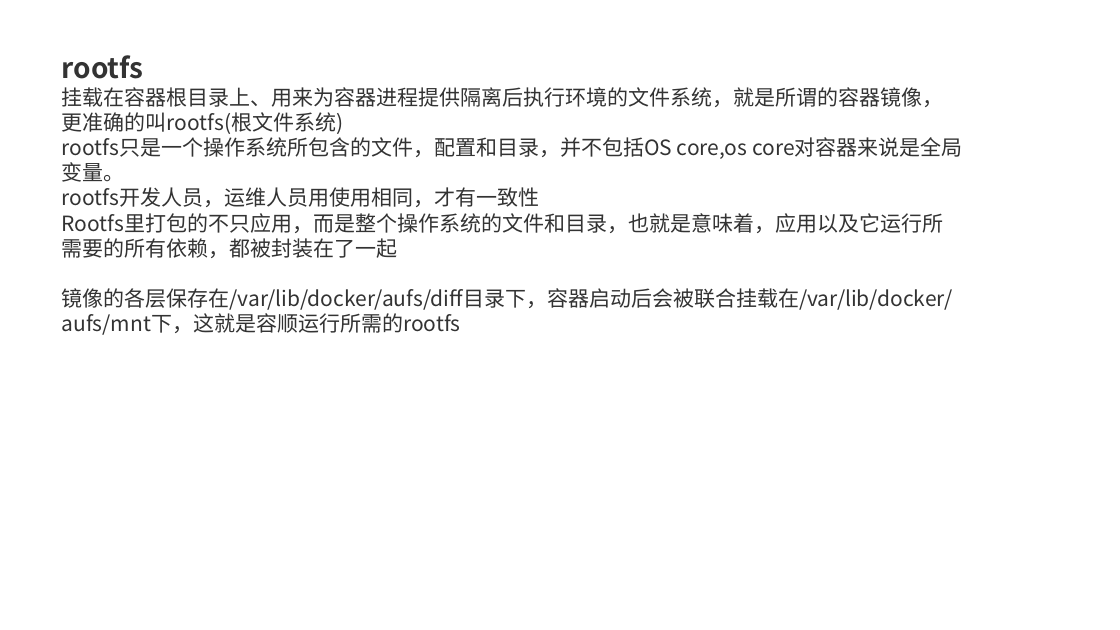
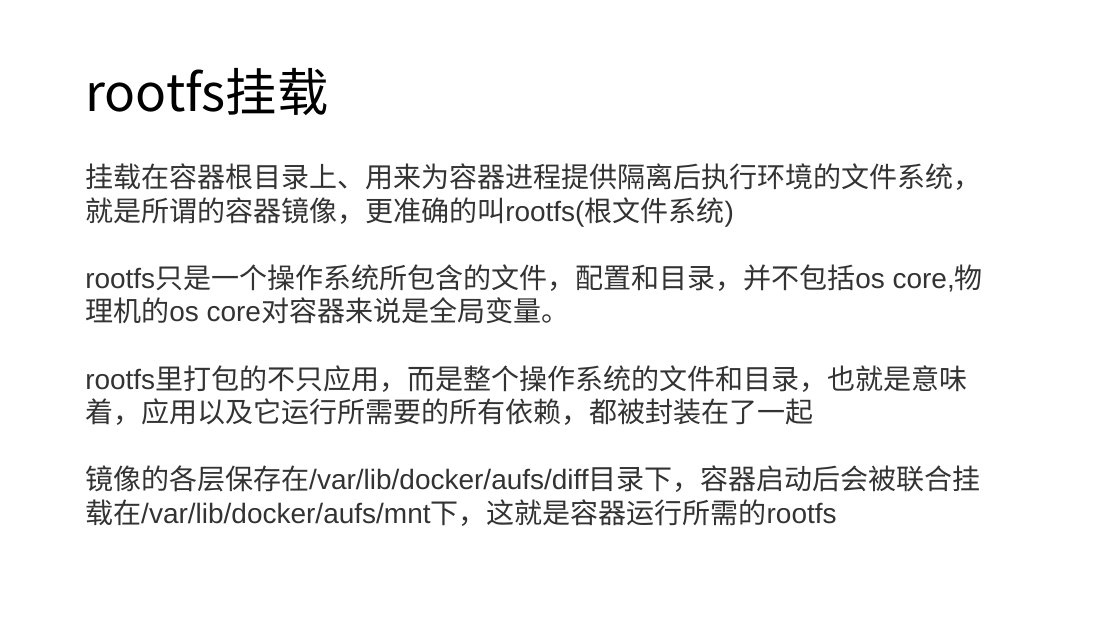
Before and after one commit to axzxs2001/Asp.NetCoreExperiment, a slide deck: slide 17 of Asp.NetCoreExperiment/kubernetes/kubernetes.pptx (slide 14 before the commit). Drawn at 1120x630 pixels with LibreOffice and Linux fonts; fonts in the diff are those of the drawing; background and template pictures are left out. Boxes give left, top, right and bottom in pixels: in the first picture for what was removed or moved away, otherwise in the second. Text is boxed around its words. In the diff, an @@ line names an element or a change of style, - is before the commit and + after.

Commit message:
kubernetes ppt docker

```diff
--- a/Asp.NetCoreExperiment/kubernetes/kubernetes.pptx
+++ b/Asp.NetCoreExperiment/kubernetes/kubernetes.pptx
@@ text at (62, 55, 144, 79): paragraph removed @@
-rootfs
@@ title added at (85, 67, 328, 115), 44 pt, text #000000 @@
+rootfs挂载
@@ text "挂载在容器根目录上、用来为容器进程提供隔离后执行环境的文件系统，就是所谓的容器镜像，更准确的叫rootfs(根文件系统)": place and size @@
-text "挂载在容器根目录上、用来为容器进程提供隔离后执行环境的文件系统，就是所谓的容器镜像，更准确的叫rootfs(根文件系统)" at (62, 55, 953, 335)
+text "挂载在容器根目录上、用来为容器进程提供隔离后执行环境的文件系统，就是所谓的容器镜像，更准确的叫rootfs(根文件系统)" at (85, 163, 983, 526)
@@ text at (85, 163, 981, 227): size 18 to 24 pt, font Noto Sans CJK SC to Arial in "挂载在容器根目录上、用来为容器进程提供隔离后执行环境的文件系统，就是所谓的容器镜像，更准确的叫rootfs(根文件系统)" @@
@@ text at (85, 266, 983, 526): text changed; size 18 to 24 pt; font Noto Sans CJK SC to Arial @@
-rootfs只是一个操作系统所包含的文件，配置和目录，并不包括OS core,os core对容器来说是全局变量。
-rootfs开发人员，运维人员用使用相同，才有一致性
-Rootfs里打包的不只应用，而是整个操作系统的文件和目录，也就是意味着，应用以及它运行所需要的所有依赖，都被封装在了一起
-镜像的各层保存在/var/lib/docker/aufs/diff目录下，容器启动后会被联合挂载在/var/lib/docker/aufs/mnt下，这就是容顺运行所需的rootfs
+rootfs只是一个操作系统所包含的文件，配置和目录，并不包括os core,物理机的os core对容器来说是全局变量。
+rootfs里打包的不只应用，而是整个操作系统的文件和目录，也就是意味着，应用以及它运行所需要的所有依赖，都被封装在了一起
+镜像的各层保存在/var/lib/docker/aufs/diff目录下，容器启动后会被联合挂载在/var/lib/docker/aufs/mnt下，这就是容器运行所需的rootfs
```
Also in this commit, not shown: 12 other slides changed, 4 slides added, 1 slide removed.
